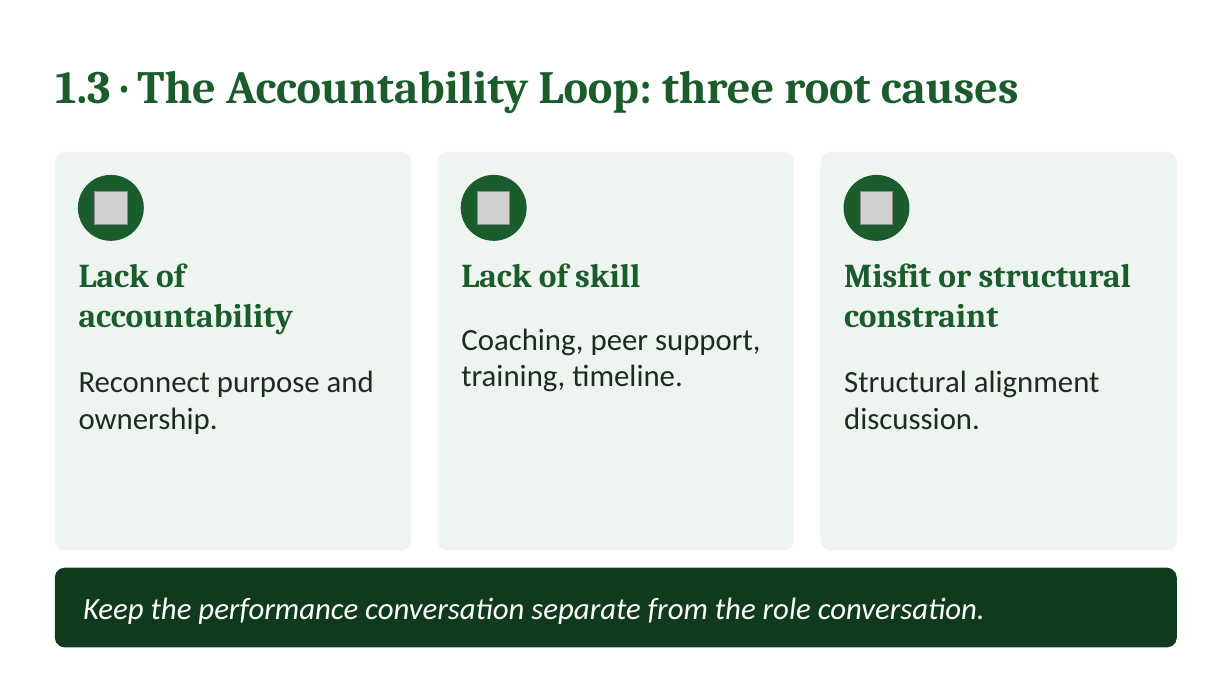
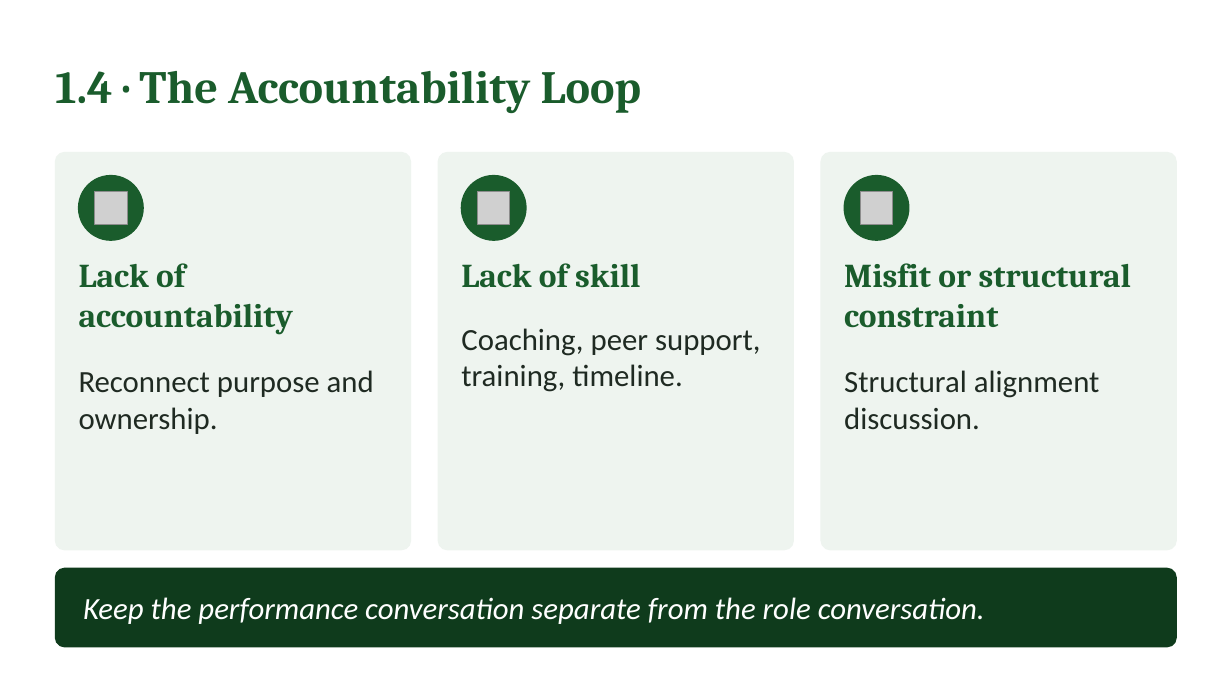
Before and after one commit to IBSL26/ibsl-platform, a slide deck: slide 8 of Unit decks/Unit 08 - Performance Measurement.pptx. Drawn at 1232x693 pixels with LibreOffice and Linux fonts; fonts in the diff are those of the drawing; grey boxes stand for pictures. Boxes give left, top, right and bottom in pixels: in the first picture for what was removed or moved away, otherwise in the second. Text is boxed around its words. In the diff, an @@ line names an element or a change of style, - is before the commit and + after.

```diff
--- a/Unit decks/Unit 08 - Performance Measurement.pptx
+++ b/Unit decks/Unit 08 - Performance Measurement.pptx
@@ text at [55, 71, 641, 113]: text changed @@
-1.3 · The Accountability Loop: three root causes
+1.4 · The Accountability Loop
```
Also in this commit, not shown: 11 other slides changed, 6 slides added, 6 slides removed, 32 other files.
